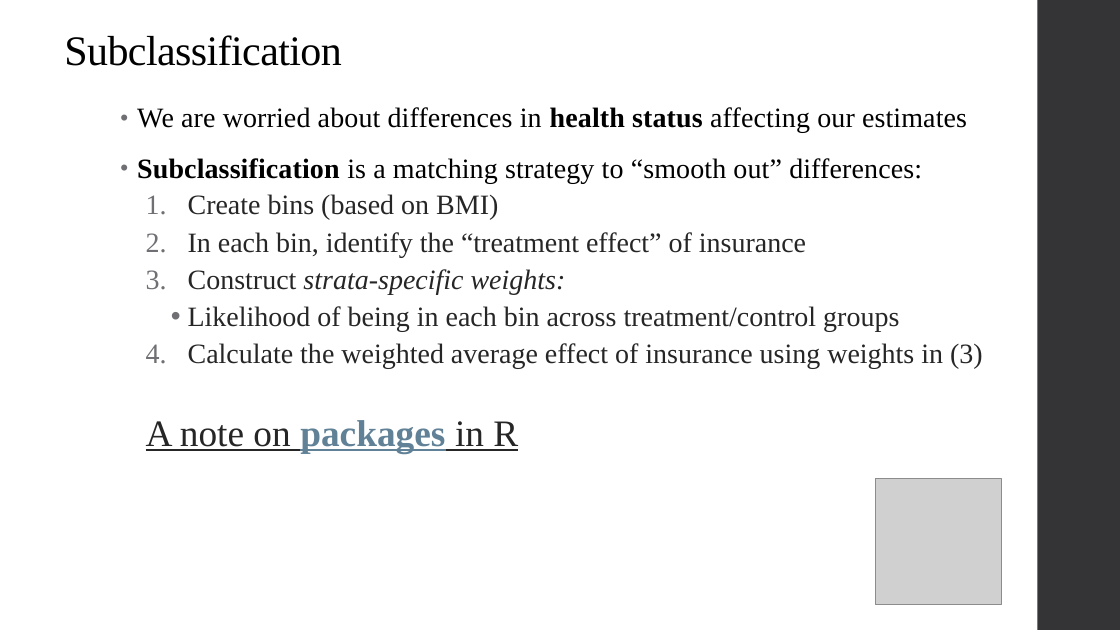
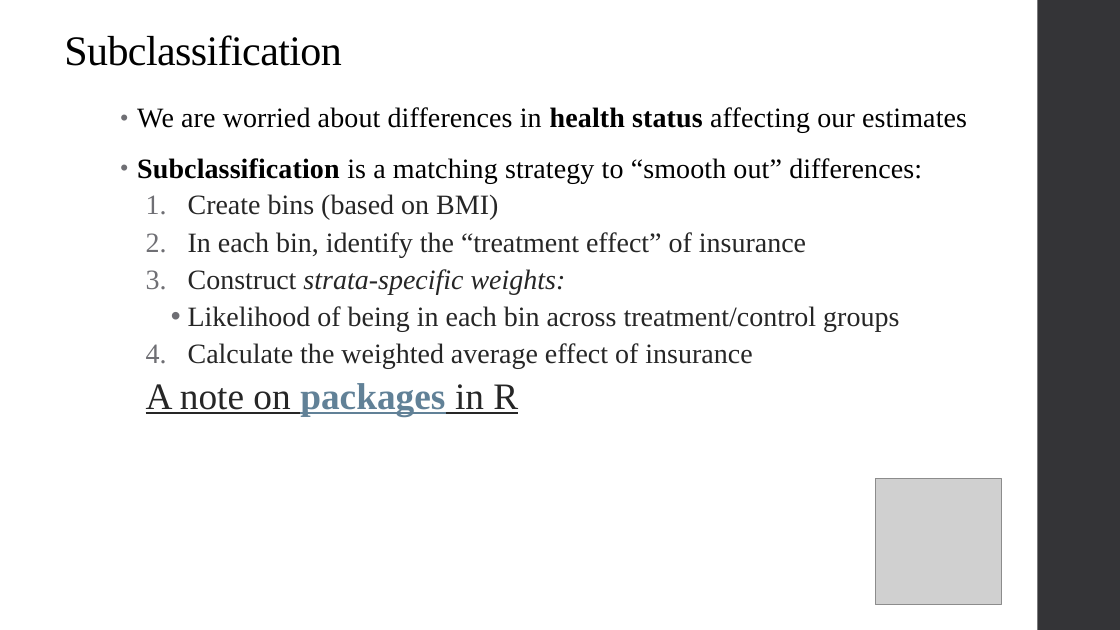
Before and after one commit to qiufei/fork-HAD5744, a slide deck: slide 27 of Lecture05_Matching/Lecture5_Matching_2022F.pptx (slide 26 before the commit). Drawn at 1120x630 pixels with LibreOffice and Linux fonts; fonts in the diff are those of the drawing; grey boxes stand for pictures. Boxes give left, top, right and bottom in pixels: in the first picture for what was removed or moved away, otherwise in the second. Text is boxed around its words. In the diff, an @@ line names an element or a change of style, - is before the commit and + after.

```diff
--- a/Lecture05_Matching/Lecture5_Matching_2022F.pptx
+++ b/Lecture05_Matching/Lecture5_Matching_2022F.pptx
@@ text at <box>188,343,752,369</box>: text changed @@
-  4. Calculate the weighted average effect of insurance using weights in (3)
+  4. Calculate the weighted average effect of insurance
```
Also in this commit, not shown: 13 other slides changed, 8 slides added, 1 slide removed, 2 other files.
